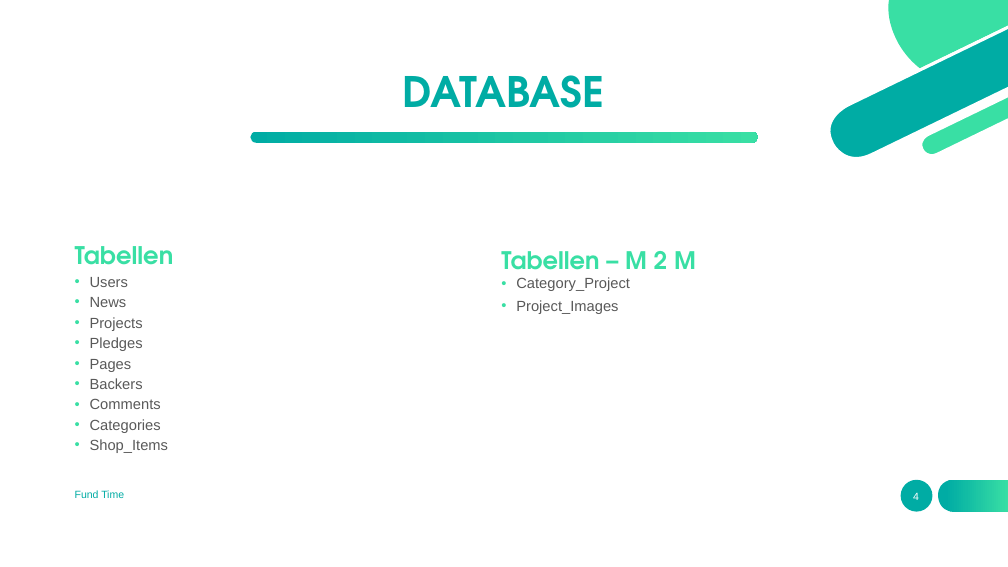
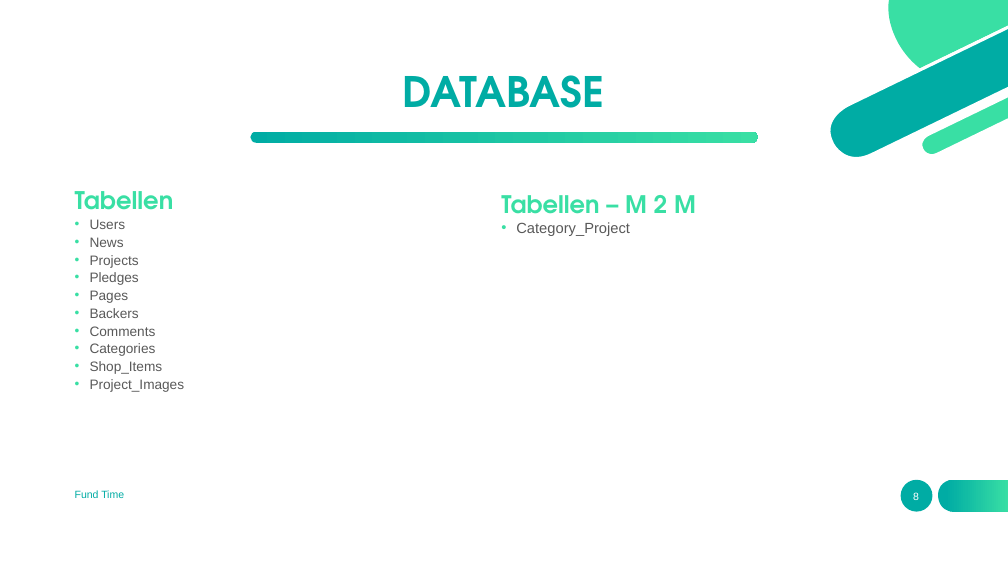
Before and after one commit to nawatend/fundtime, a slide deck: slide 8 of docs/Fund Time.pptx (slide 4 before the commit). Drawn at 1008x567 pixels with LibreOffice and Linux fonts; fonts in the diff are those of the drawing. Boxes give left, top, right and bottom in pixels: in the first picture for what was removed or moved away, otherwise in the second. Text is boxed around its words. In the diff, an @@ line names an element or a change of style, - is before the commit and + after.

Commit message:
Presentation done

```diff
--- a/docs/Fund Time.pptx
+++ b/docs/Fund Time.pptx
@@ text at (90, 219, 163, 374): size 14 to 12.9 pt in "Users", "News", "Projects", "Pledges" and 5 more places; line spacing 0.8 to 0.7 @@
@@ 4 texts: place and size @@
-4 texts at (75, 246, 696, 453)
+4 texts at (75, 191, 696, 392)
@@ text at (516, 300, 618, 314): paragraph removed @@
-• Project_Images
@@ text at (90, 379, 185, 392): paragraph added @@
+• Project_Images
@@ page number at (913, 492, 919, 500): text changed @@
-4
+8
```
Also in this commit, not shown: 4 other slides changed, 8 slides added, 6 slides removed, 4 other files.
